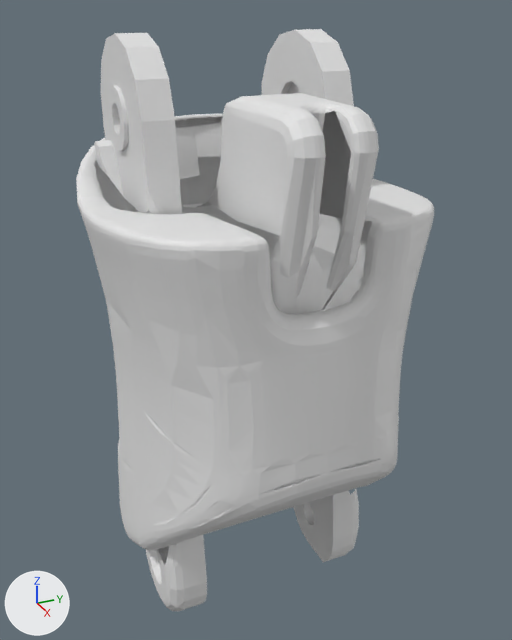
Two versions of the OBJ model assets/meshes/gen_2_5_R/optimized/asy_right_hand_gen251_sim_thumb_gen2511_proximal.obj, one commit apart.
One viewpoint serves both versions: a 50 mm lens placed at (0.0453, -0.018, 0.007), pointed at (0.0031, 0.001, -0.0141). Every picture has the same lights, and +X, +Y and +Z are marked at lower left. The older version comes first. Where no turn or scale is listed for an object, it has been applied to the vertices.

In view in the first picture: 'asy_right_hand_gen251_sim_thumb_gen2511_proximal'.
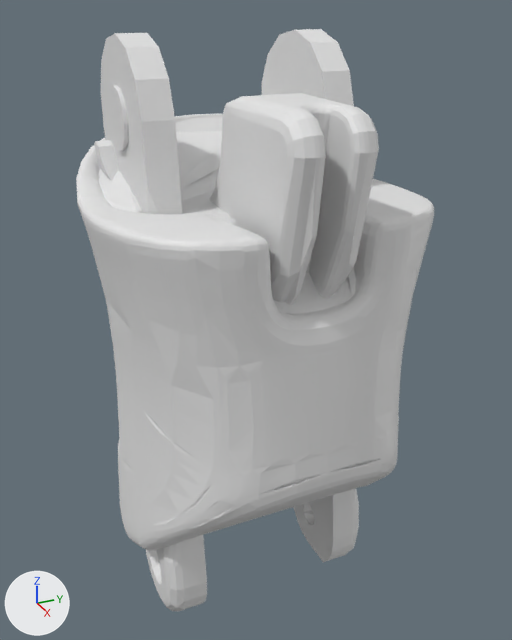
Where the change shows, as pixel boxes (x1, y1, x2, y2) in the pictures (512 x 640 px; the box of a moved part takes in the faces that stretch with it):
```json
{"part": 1, "of": "me_asy_right_hand_gen251_sim_thumb_gen2511_proximal", "change": "moved or reshaped", "before": [176, 118, 222, 208], "after": [94, 81, 372, 314]}
{"part": 2, "of": "me_asy_right_hand_gen251_sim_thumb_gen2511_proximal", "change": "built on", "after": [158, 489, 355, 564], "on screen": "mostly hidden"}
```

Edits to the scene script, one JSON object a line:
```json
{"block": "me_asy_right_hand_gen251_sim_thumb_gen2511_proximal", "where": "# used by ob_asy_right_hand_gen251_sim_thumb_gen2511_proximal; location = (0.0, 0.0, 0.0)"}
{"op": "remove", "block": "me_asy_right_hand_gen251_sim_thumb_gen2511_proximal", "code": "me_asy_right_hand_gen251_sim_thumb_gen2511_proximal.from_pydata(...)  # 4214 vertices, 8105 faces; spans x -0.0086..0.0155, y -0.0102..0.0107, z -0.0359..0.005"}
{"op": "add", "block": "me_asy_right_hand_gen251_sim_thumb_gen2511_proximal", "code": "me_asy_right_hand_gen251_sim_thumb_gen2511_proximal.from_pydata(...)  # 4311 vertices, 8614 faces; spans x -0.0086..0.0155, y -0.0102..0.0107, z -0.0359..0.005"}
{"block": "me_asy_right_hand_gen251_sim_thumb_gen2511_proximal", "change": "me_asy_right_hand_gen251_sim_thumb_gen2511_proximal part 1: 74 vertices removed from x -0.0066..0.0092, y -0.0058..0.0052, z -0.006..-0.0014; 117 vertices added at x -0.0058..0.0132, y -0.0083..0.0087, z -0.0119..0.0015"}
{"block": "me_asy_right_hand_gen251_sim_thumb_gen2511_proximal", "change": "me_asy_right_hand_gen251_sim_thumb_gen2511_proximal part 2: 9 vertices removed from x -0.0029..0.0079, y -0.0052..0.0052, z -0.0263..-0.0233; 62 vertices added at x -0.0007..0.0119, y -0.0081..0.0085, z -0.0327..-0.021"}
{"block": "me_asy_right_hand_gen251_sim_thumb_gen2511_proximal", "change": "other edits to the shape of me_asy_right_hand_gen251_sim_thumb_gen2511_proximal do not show in these pictures"}
```
